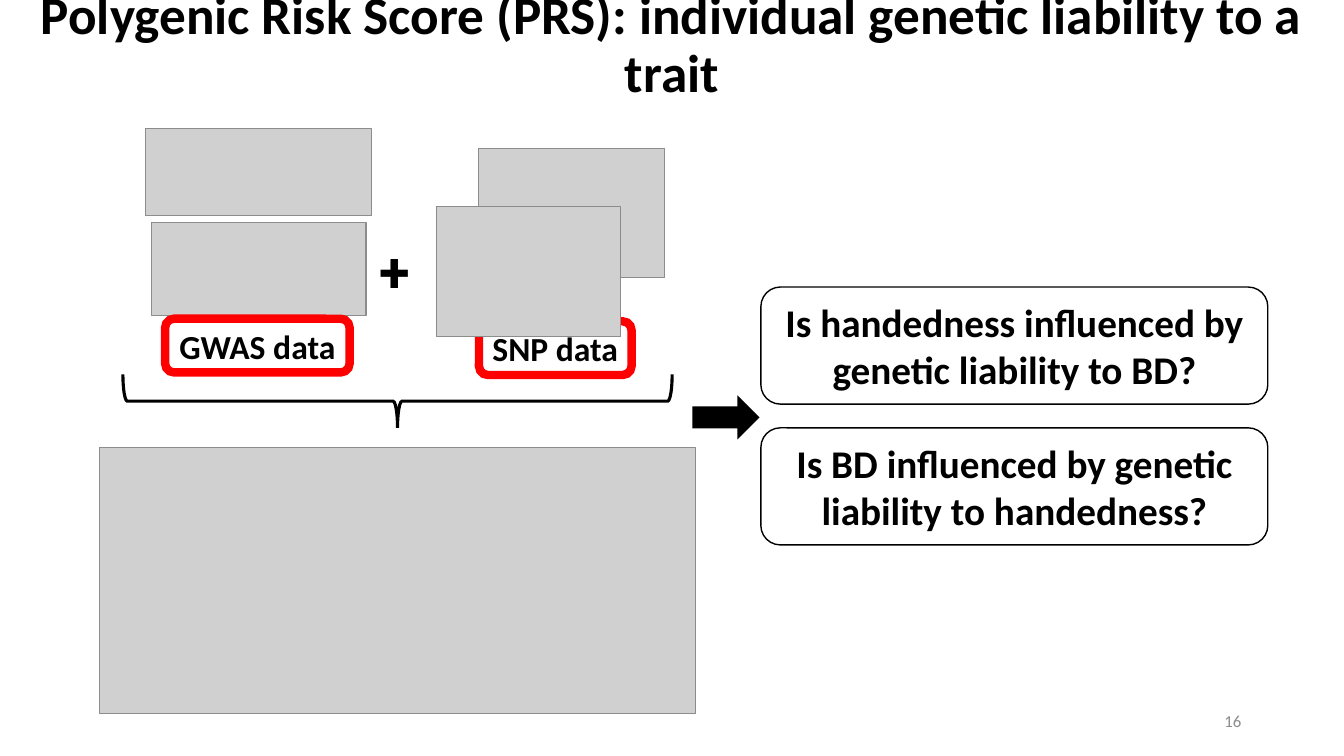
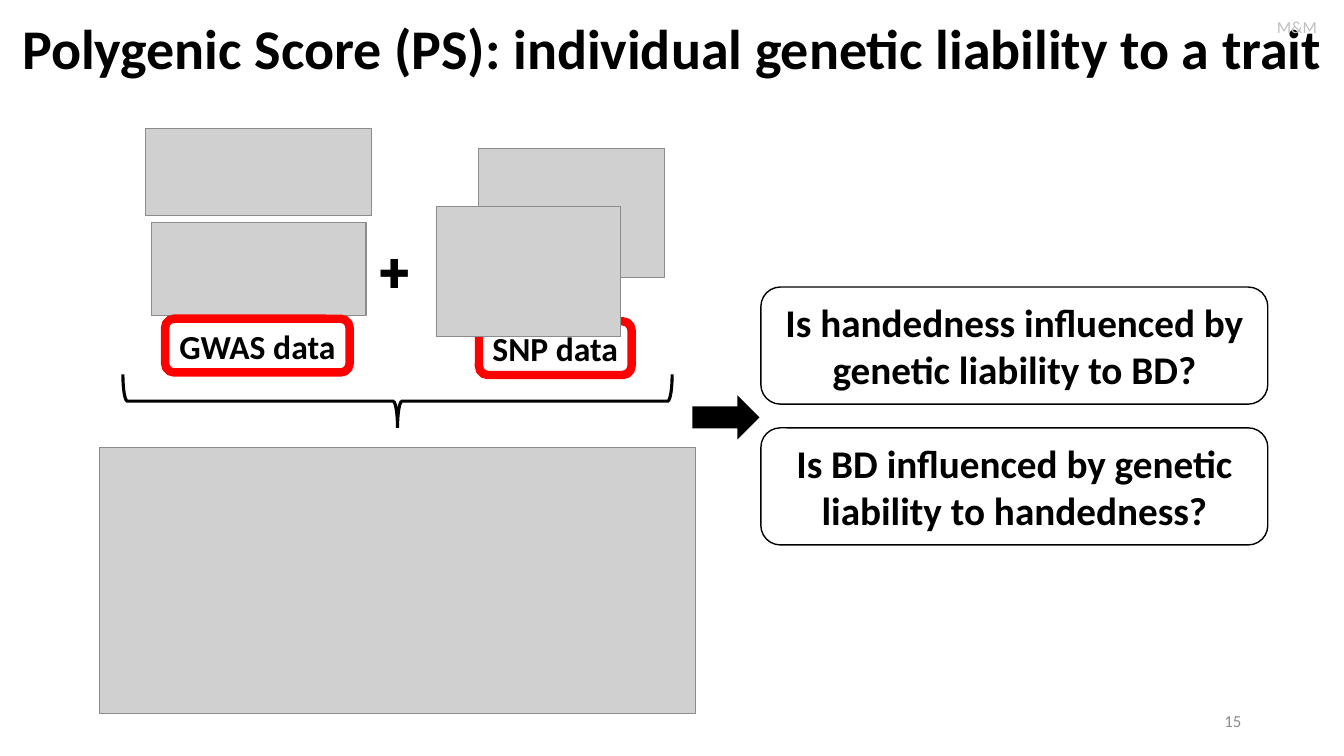
Before and after one commit to igarcia17/EHI_laterality, a slide deck: slide 15 of NorthSeaLateralityCongress_InesGarciaOrtiz.pptx (slide 16 before the commit). Drawn at 1344x756 pixels with LibreOffice and Linux fonts; fonts in the diff are those of the drawing; grey boxes stand for pictures. Boxes give left, top, right and bottom in pixels: in the first picture for what was removed or moved away, otherwise in the second. Text is boxed around its words. In the diff, an @@ line names an element or a change of style, - is before the commit and + after.

```diff
--- a/NorthSeaLateralityCongress_InesGarciaOrtiz.pptx
+++ b/NorthSeaLateralityCongress_InesGarciaOrtiz.pptx
@@ title at bbox=[22, 22, 1321, 79]: text changed; size 38 to 40 pt @@
-Polygenic Risk Score (PRS): individual genetic liability to a trait
+Polygenic Score (PS): individual genetic liability to a trait
@@ text added at bbox=[1277, 22, 1317, 38], 12 pt, text #BFBFBF @@
+M&M
@@ page number at bbox=[1224, 716, 1241, 727]: text changed @@
-16
+15
```
Also in this commit, not shown: 10 other slides changed, 2 slides added, 1 slide removed, 1 other file.
